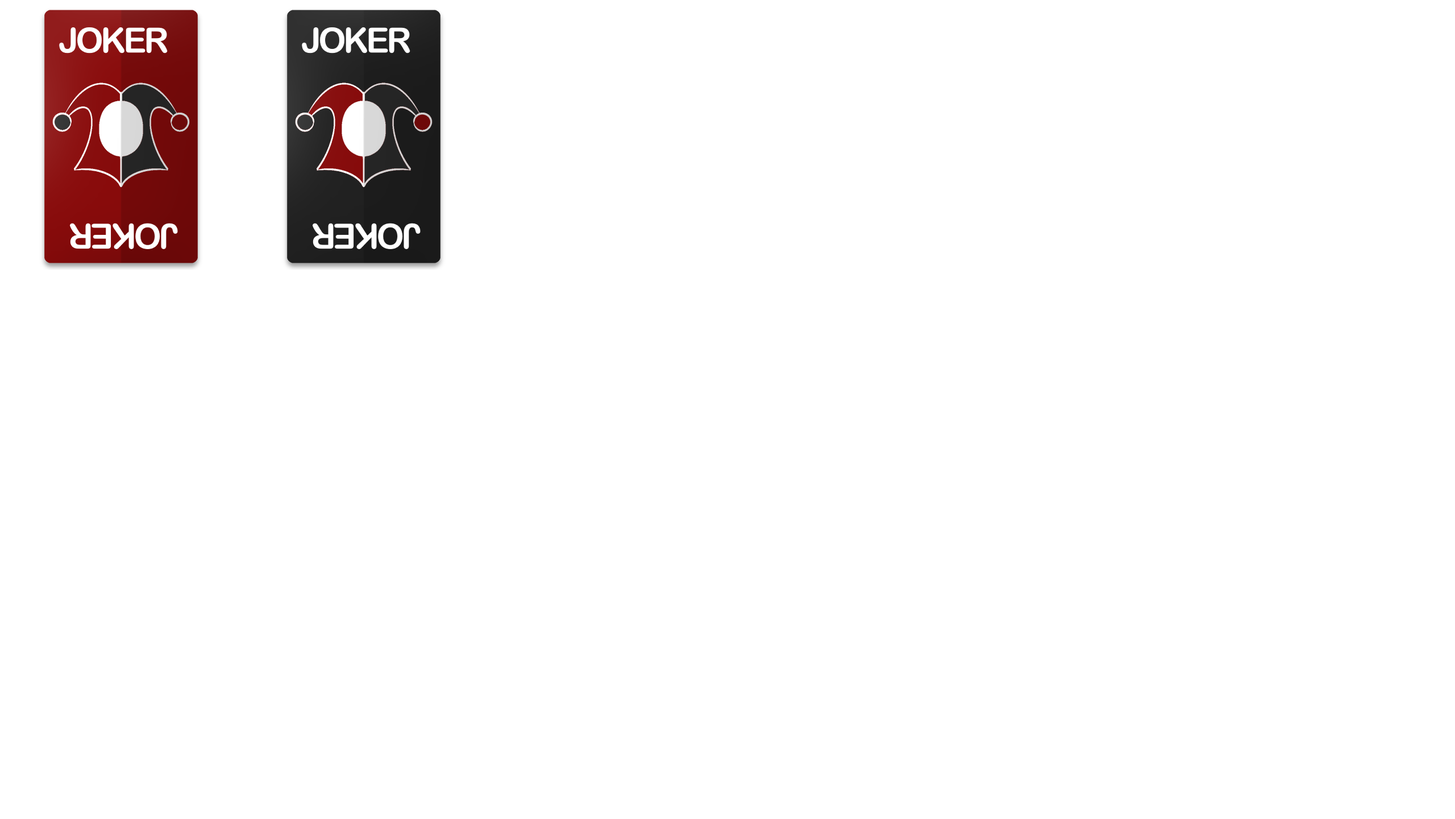
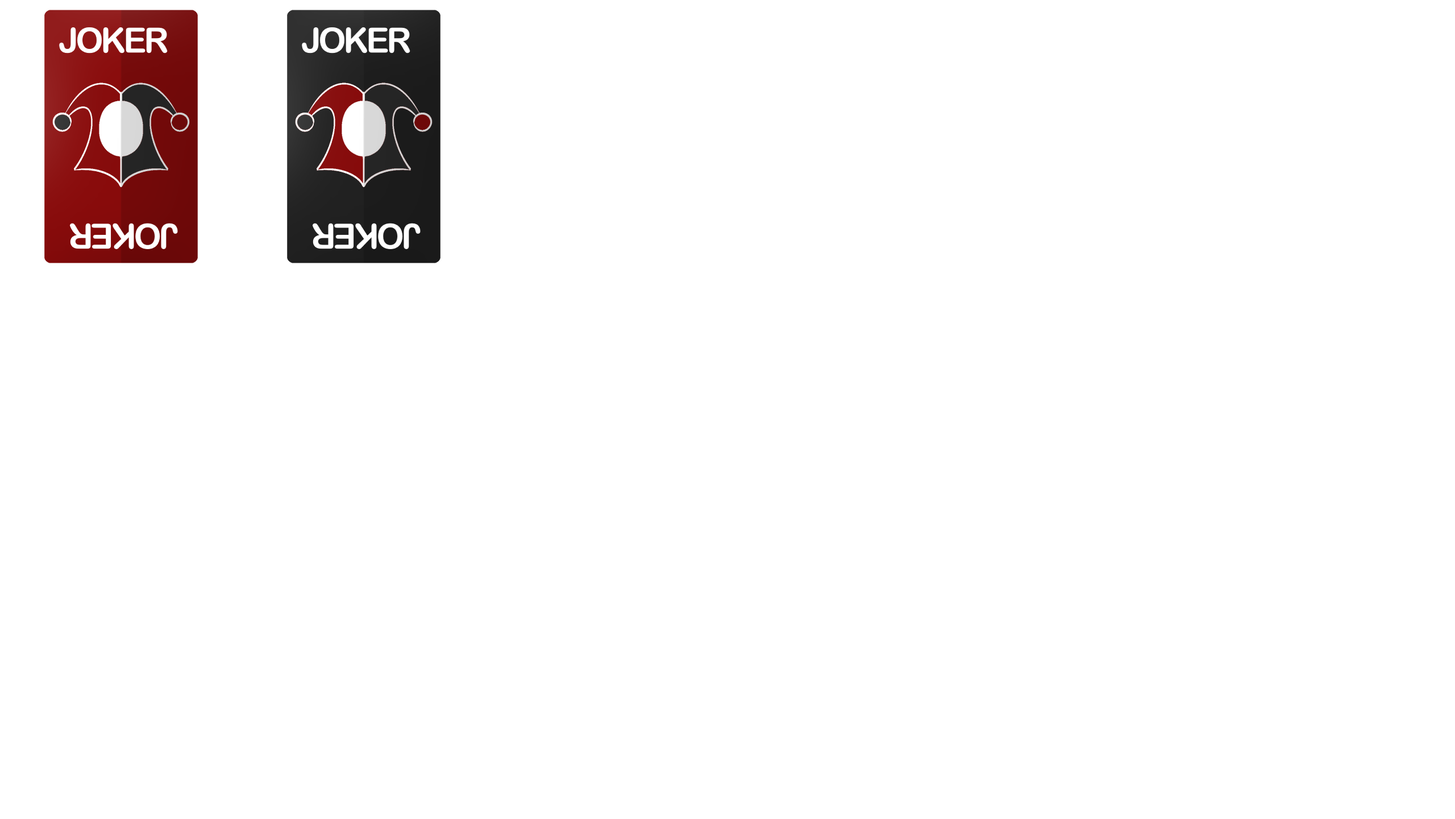
Layers edited between the first and the second 1455 × 819 image:
removed layer "Inserted Image" (3rd of 6, in "Joker_black" › "Folder 1") from group "Folder 1" over [282, 9, 446, 271]
removed layer "Inserted Image" (6th of 6, in "Joker_red" › "Folder 1") from group "Folder 1" over [39, 9, 203, 271]
